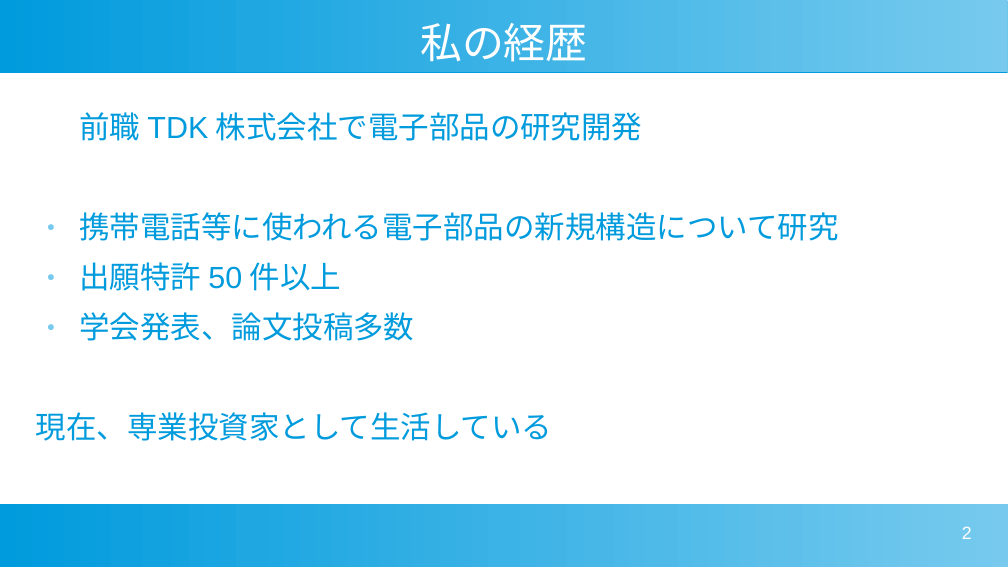
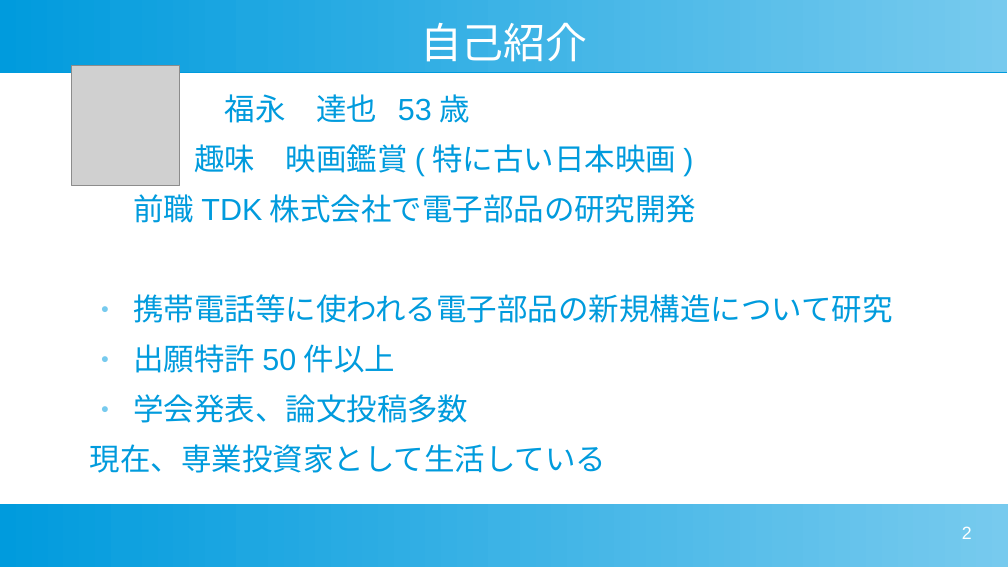
Before and after one commit to TatsuyaFukunaga/stock-search, a slide deck: slide 2 of mentor.pptx. Drawn at 1008x567 pixels with LibreOffice and Linux fonts; fonts in the diff are those of the drawing; grey boxes stand for pictures. Boxes give left, top, right and bottom in pixels: in the first picture for what was removed or moved away, otherwise in the second. Text is boxed around its words. In the diff, an @@ line names an element or a change of style, - is before the commit and + after.

Commit message:
update ppt

```diff
--- a/mentor.pptx
+++ b/mentor.pptx
@@ title at box(420, 22, 588, 62): text changed @@
-私の経歴
+自己紹介
@@ picture added at box(72, 66, 180, 186) @@
@@ text "福永 達也 53歳": place and size @@
-text "福永 達也 53歳" at box(36, 112, 839, 441)
+text "福永 達也 53歳" at box(90, 94, 893, 473)
@@ text at box(194, 94, 676, 173): paragraphs added @@
+福永 達也 53歳
+趣味 映画鑑賞(特に古い日本映画)
```
Also in this commit, not shown: 5 other slides changed.
